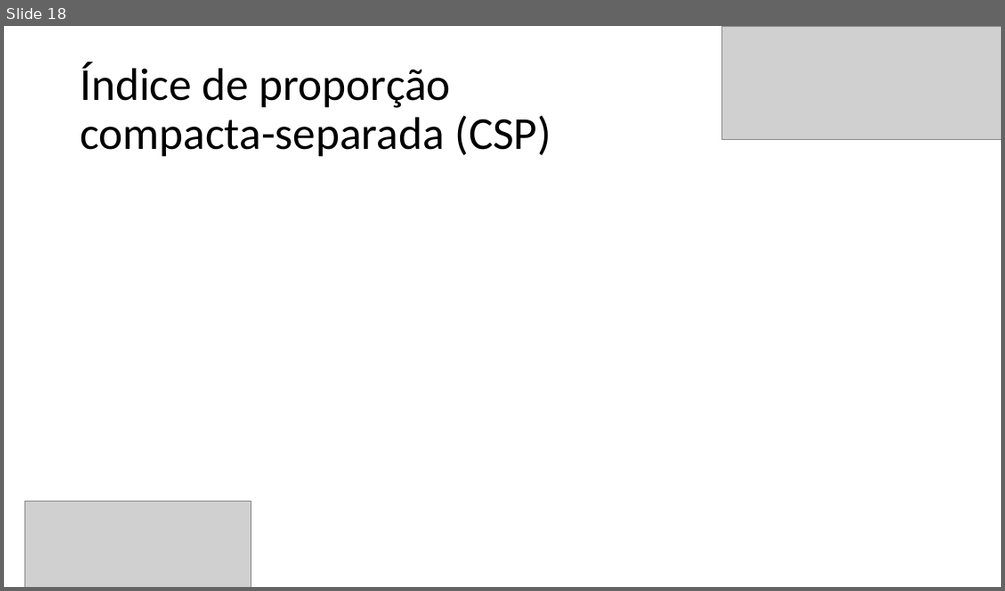
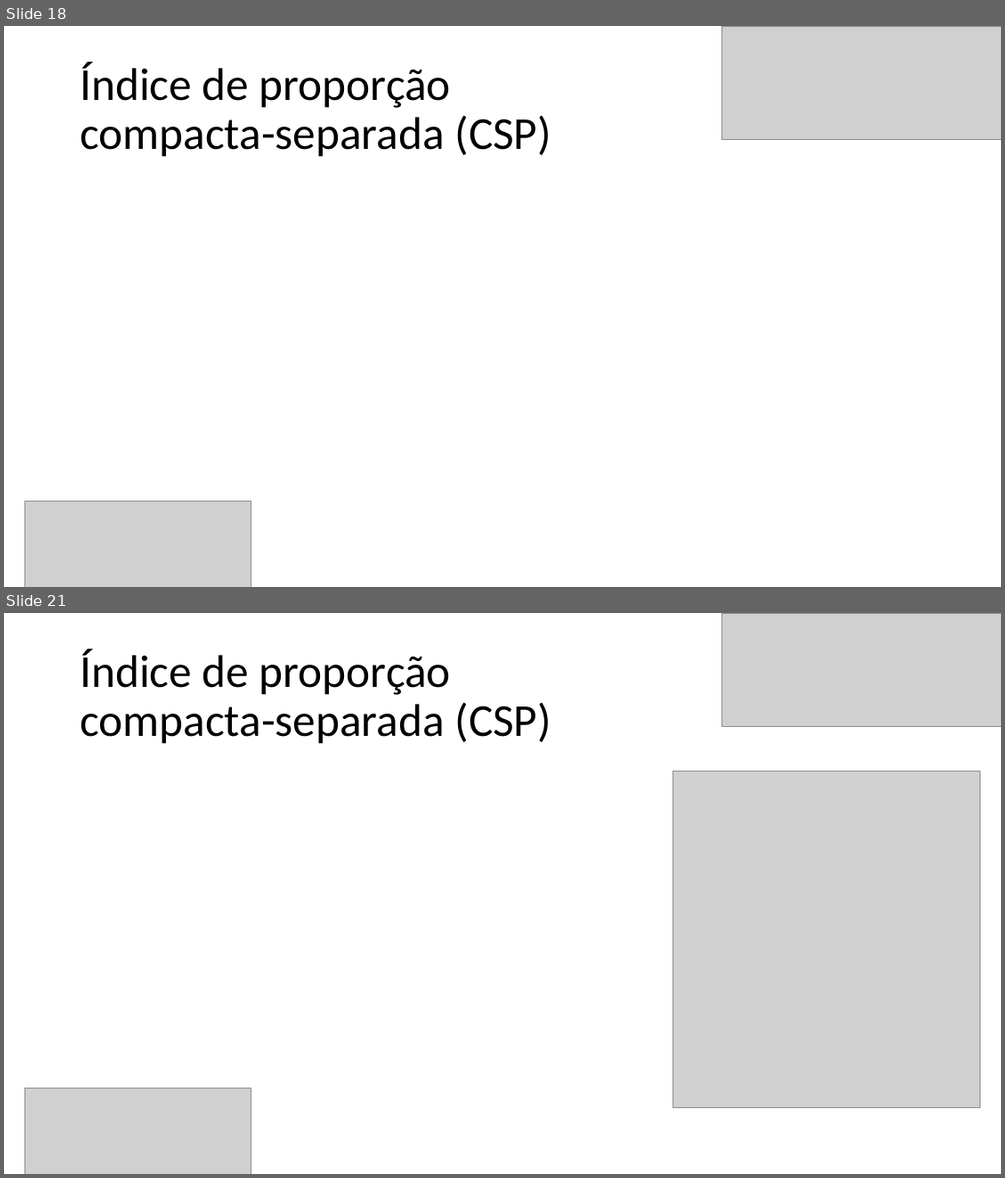
Before and after one commit to Marcio-Salmazo/PRT_Agrupamento, a slide deck: Seminario/optimal clusters - SLIDES.pptx. Shown one above the other, each under a label of ours: slide 18 before the commit, slides 18 and 21 after it; the slides between them are not shown. The pictures are 1005x591 and 1005x1178 pixels, drawn with LibreOffice and Linux fonts; fonts in the diff are those of the drawing; grey boxes stand for pictures. Boxes give left, top, right and bottom in pixels: in the first picture for what was removed or moved away, otherwise in the second. Text is boxed around its words. In the diff, an @@ line names an element or a change of style, - is before the commit and + after.

```diff
--- a/Seminario/optimal clusters - SLIDES.pptx
+++ b/Seminario/optimal clusters - SLIDES.pptx
@@ slide 21 added at [4,613,1001,1174], background #FFFFFF @@
@@ picture added at [722,613,1001,727] @@
@@ title added at [80,649,551,744], 44 pt, text #000000 @@
+Índice de proporção
+compacta-separada (CSP)
@@ picture added at [673,771,979,1107] @@
@@ picture added at [25,1088,251,1174] @@
```
Also in this commit, not shown: 1 slide changed, 4 other slides added.
